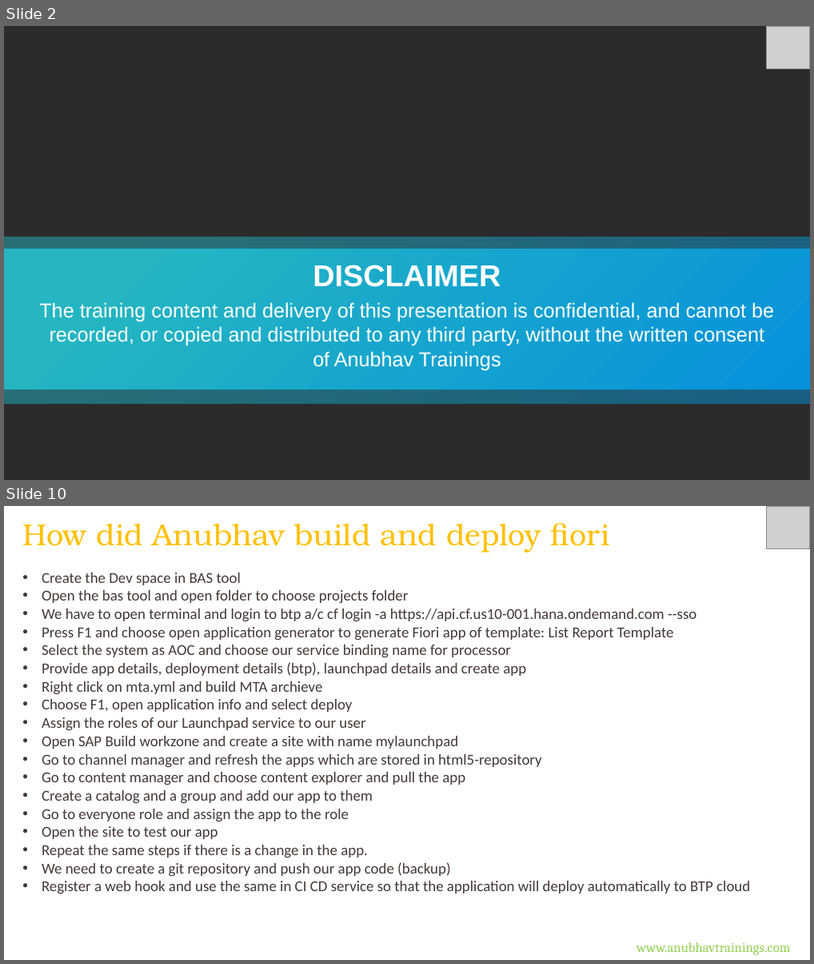
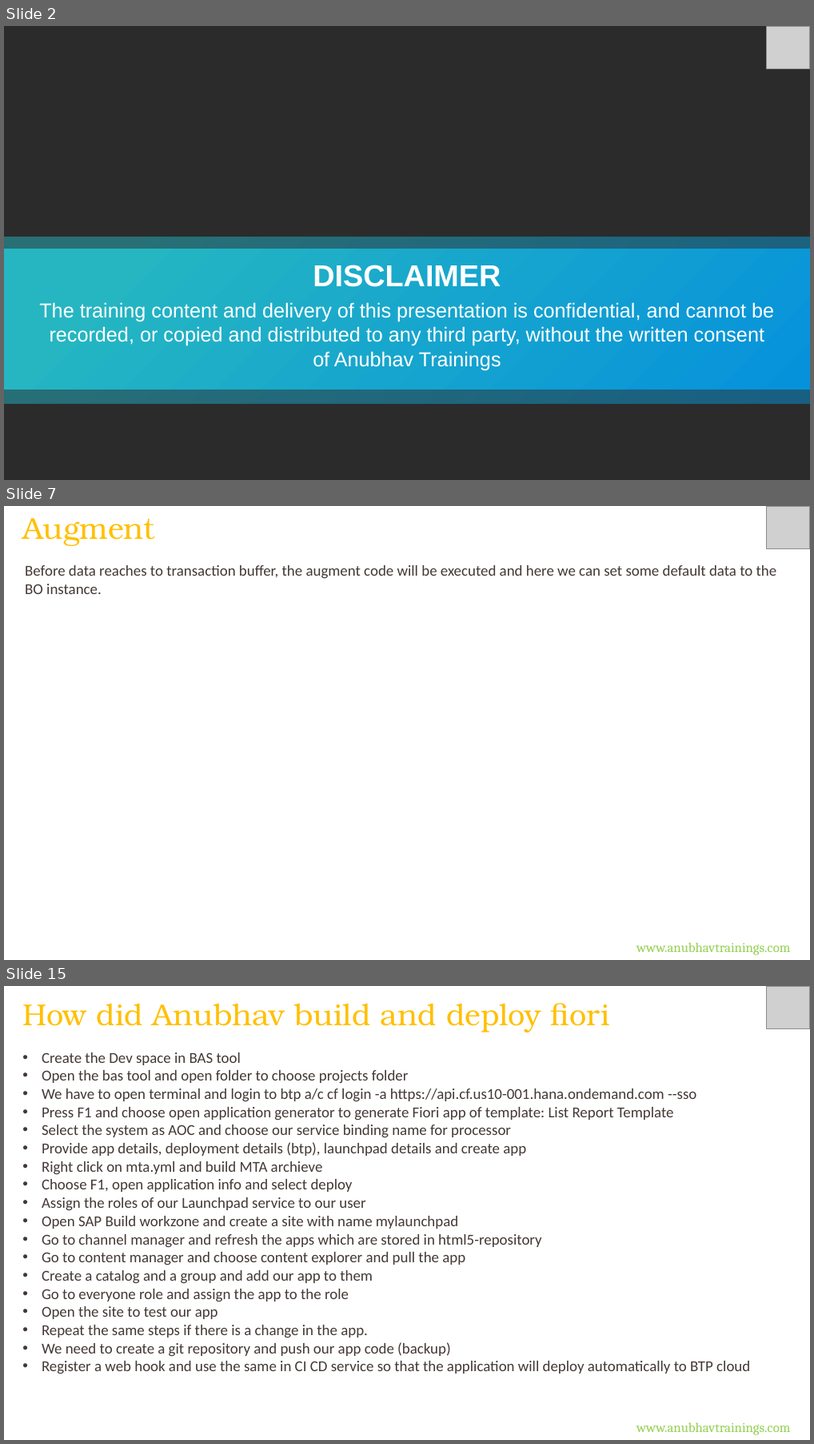
Before and after one commit to soyuztechnologies/Sony_SAP_BTP_Training, a slide deck: Day 26/DAY-26.pptx. Shown one above the other, each under a label of ours: slides 2 and 10 before the commit, slides 2, 7 and 15 after it; the slides between them are not shown. The pictures are 814x964 and 814x1444 pixels, drawn with LibreOffice and Linux fonts; fonts in the diff are those of the drawing; grey boxes stand for pictures; background and template pictures are left out; a plain dark background stands for a picture behind light text. Boxes give left, top, right and bottom in pixels: in the first picture for what was removed or moved away, otherwise in the second. Text is boxed around its words. In the diff, an @@ line names an element or a change of style, - is before the commit and + after.

Commit message:
Auto bot updater Anubhav Trainings

```diff
--- a/Day 26/DAY-26.pptx
+++ b/Day 26/DAY-26.pptx
@@ slide 7 added at (x1=4, y1=506, x2=810, y2=960), background #FFFFFF @@
@@ text added at (x1=22, y1=518, x2=155, y2=546), 36 pt, text #FFC000 @@
+Augment
@@ picture added at (x1=767, y1=506, x2=810, y2=549) @@
@@ text added at (x1=25, y1=565, x2=778, y2=594), 18 pt, text #433835 @@
+Before data reaches to transaction buffer, the augment code will be executed and here we can set some default data to the BO instance.
@@ text added at (x1=637, y1=942, x2=790, y2=955), 16 pt, text #92D050 @@
+www.anubhavtrainings.com
@@ what was slide 10 is now slide 15 @@
```
Also in this commit, not shown: 3 slides changed, 4 other slides added, 5 other files.
